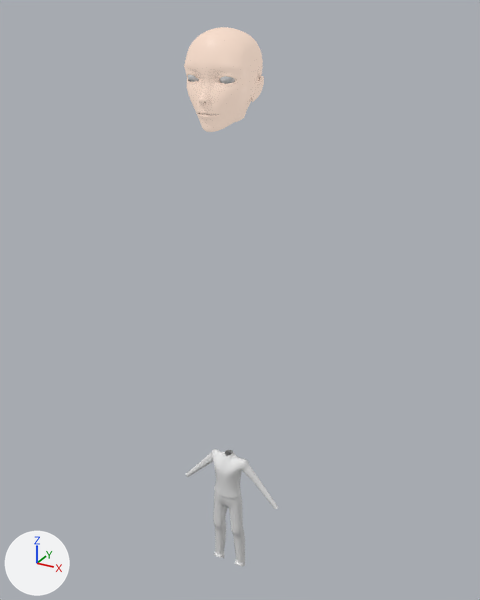
An edit to the Blender file GameAssets/TitleScreen/title_screen.blend, drawn before and after from the same camera.
The view is the same before and after, from a camera (50 mm lens) standing at (10.02, -17.32, 20.21) and looking at (0.12, 0.7, 11.2). Arrows for +X, +Y and +Z are at lower left; the lights stay in place.

Objects in the first picture: 'Cube', 'Zero Base.002'.
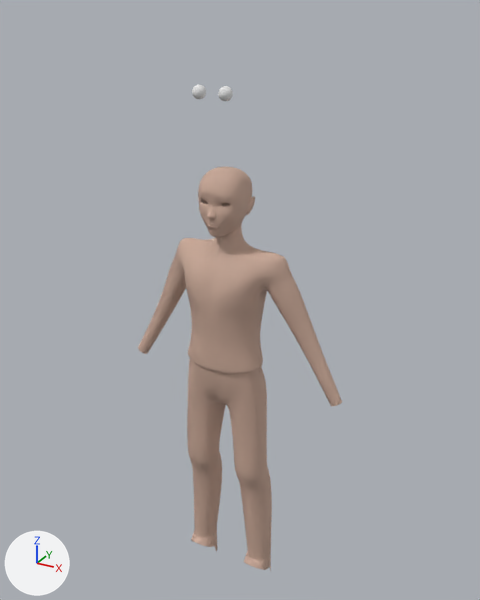
Commit message: Manually uploaded changes to title screen.blend

Location of each change, (x1, y1, x2, y2) in pixels of the pictures (480 x 600 px):
'Cube', recoloured, reshaped, rescaled (118% wider, 240% taller): before (185, 449, 278, 567); after (138, 167, 342, 571)
'Zero Base.002', deleted: before (184, 27, 264, 132)
    faces in mat_skin_001: (184, 27, 264, 132)
part 1 of me_cube, built on: before (196, 454, 242, 482); after (146, 167, 304, 354)
part 2 of me_cube, recoloured: before (185, 449, 278, 567); after (138, 234, 342, 571)

The change, as a list of edits to the scene's bpy script:
```text
Change mat_skin_001:
    remove # nodes: AmbientOcclusion, BsdfPrincipled, MixShader, OutputMaterial
    remove # colours: white #ffe7d7, beige #f2d4c3
    nodes: BsdfPrincipled, OutputMaterial
    colours: beige #c8a898
Change me_cube:
    used by ob_cube; location = (0.0, 0.0, 0.0)
    remove me_cube.from_pydata(...)  # 335 vertices, 309 faces; spans x 0.0..2.01, y -0.41..0.41, z 0.01..5.35
    add me_cube.from_pydata(...)  # 1356 vertices, 1318 faces; spans x 0.0..1.6, y -0.41..0.41, z 0.01..6.19
    me_cube part 1: 100 vertices moved from x 0.0..2.01, y -0.38..0.3, z 3.49..5.33 to x 0.0..1.6, y -0.38..0.3, z 3.26..5.33; 3 vertices removed from x 0.0..0.07, y -0.4..-0.08, z 4.64..5.31; 1024 vertices added at x 0.0..0.97, y -0.41..0.32, z 4.01..6.19
    me_cube part 2: 283 faces spanning x 0.0..1.6, y -0.41..0.41, z 0.01..5.36 switch from mat_material (white #e7e7e7) to mat_skin_001 (beige #c8a898)
    add me_cube.materials.append(mat_teeth_001)  # white #e9e7e8
Change ob_cube:
    ob_cube.scale: (1.0, 1.0, 1.0) -> (2.55, 2.55, 2.55)
Remove ob_zero_base_002:
    ob_zero_base_002 = bpy.data.objects.new('Zero Base.002', me_plane_000)
    ob_zero_base_002.location = (0.0, 0.0, 0.14)
    ob_zero_base_002.scale = (1.21, 1.21, 1.21)
    _m = ob_zero_base_002.modifiers.new('Mirror', 'MIRROR')
    _m.use_clip = True
    _m = ob_zero_base_002.modifiers.new('Subsurf', 'SUBSURF')
    _m.render_levels = 3
```
